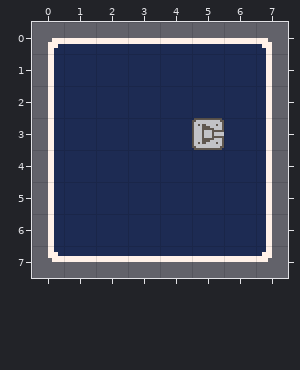
An edit to a level. Tiled map, level/map_tutorial_001/map_tutorial_001.tmx. Above is the file before it was changed.
Cells are 32x32 px. Shown: x 0..7, y 0..7.
After:
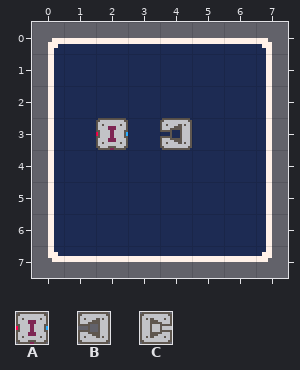
Key: from "element": A 1, B 6 turned 270, C 6 turned 90.
_ is an empty cell, . an unchanged one.
The edit:
--- layer "Element"
@@ x 2..5 @@
-3 _._C
+3 A.B_
Changed places in both pictures, as pixel boxes (x1, y1, x2, y2):
added: (96, 118, 128, 150)
changed: (160, 118, 224, 150)
